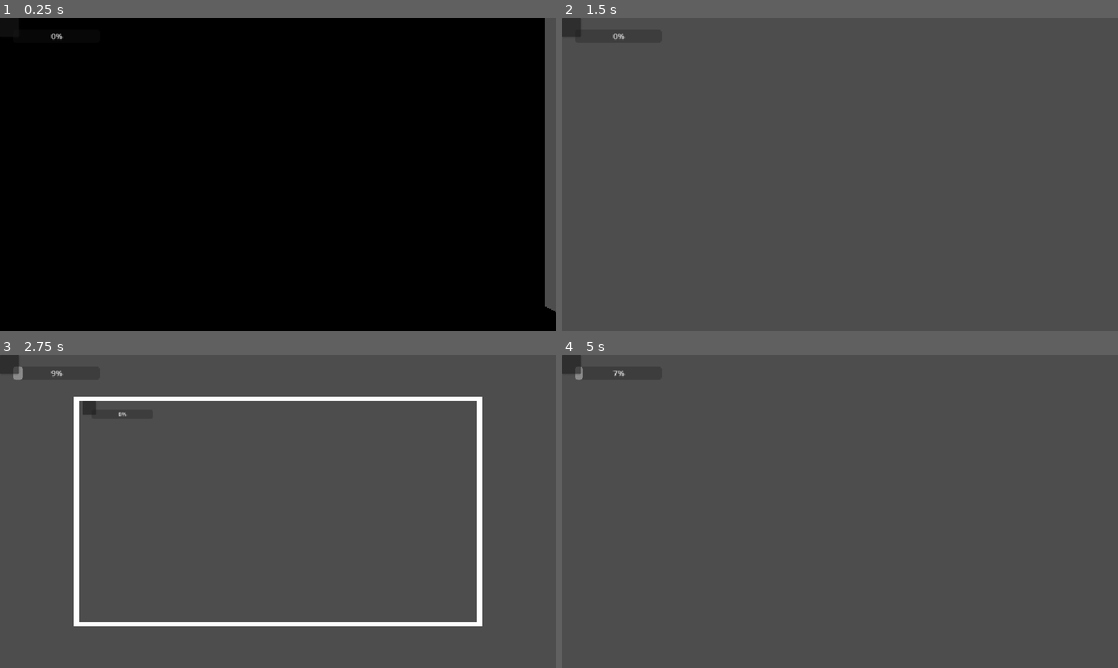
Above: before the commit, frames 1-4 (two rows, left to right).
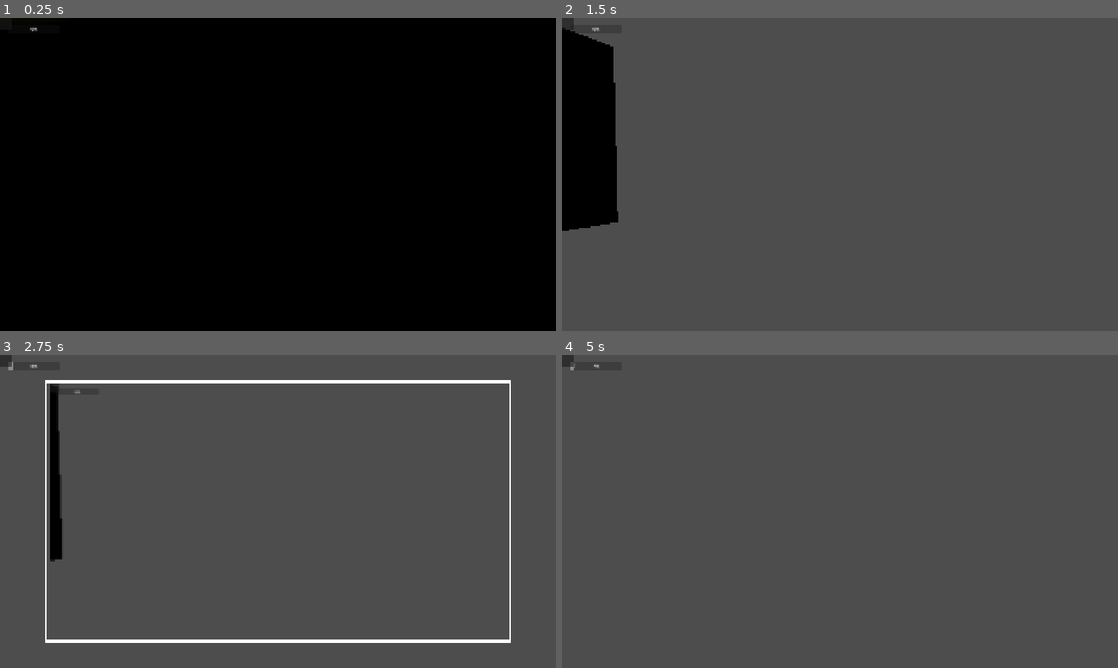
Above: after the commit, the same moments.

Repository: The-LadsTM/dual-perception
Game: Godot game, scene res://scenes/kitchen.tscn
Two runs of this game, one before a commit and one after it. Both use one fixed random seed, a clock stepped at 60 frames per second and the inputs below.
Inputs (mouse positions are in pixels of both pictures, inside the frame that each line leads up to):
- Up to frame 1 (0.25 s): no input
- Up to frame 2 (1.5 s): tap Enter at 0.5 s; move the mouse to (867, 174) at 0.52 s; press the mouse at (867, 174) at 0.53 s; hold W (up) from 0.53 s (still down); move the mouse to (812, 174) at 1.27 s; release the mouse at (812, 174) at 1.28 s; tap C (photo) at 1.35 s
- Up to frame 3 (2.75 s): keep holding W (up); move the mouse to (289, 505) at 2.02 s; hold F (wall_interact) from 2.03 s (still down)
- Up to frame 4 (5 s): keep holding W (up); tap Space at 2.75, 4.25 s; move the mouse to (834, 517) at 2.77 s; release F (wall_interact) at 2.78 s; tap Enter at 2.85, 3.5 s; click (834, 517) at 2.92 s; move the mouse to (878, 514) at 3.52 s; tap Keypad Enter at 3.6 s; move the mouse to (795, 508) at 4.27 s; click (795, 508) at 4.35 s

The runs differ from the first frame. In frame 1, 1.9% of the frame differs, in the area x 5-100%, y 0-94%; in frame 2, 5.9%; in frame 3, 7.0%, in the area x 0-92%, y 0-92%; in frame 4, 0.2%.

Commit message:
reusable sprite

Diff:
--- /dev/null
+++ b/prefabs/reusable_item.tscn
@@ -0,0 +1,18 @@
+[gd_scene format=3 uid="uid://tsr4ikkiqnkv"]
+
+[ext_resource type="Script" uid="uid://b10rsh0muyils" path="res://scripts/reusable_item.gd" id="1_ajgyk"]
+[ext_resource type="Texture2D" uid="uid://pm4kjro5mxhx" path="res://assets/Sprites/milkCarton.png" id="2_a5nce"]
+
+[sub_resource type="BoxShape3D" id="BoxShape3D_ymk7a"]
+size = Vector3(1, 0.68359375, 0.44433594)
+
+[node name="ReusableItem" type="StaticBody3D" unique_id=1199836084]
+script = ExtResource("1_ajgyk")
+
+[node name="CollisionShape3D" type="CollisionShape3D" parent="." unique_id=1716531392]
+shape = SubResource("BoxShape3D_ymk7a")
+
+[node name="Sprite3D" type="Sprite3D" parent="." unique_id=1185922637]
+transform = Transform3D(0.3, 0, 0, 0, 0.3, 0, 0, 0, 0.3, 0, 0, 0)
+billboard = 1
+texture = ExtResource("2_a5nce")
--- a/project.godot
+++ b/project.godot
@@ -22,6 +22,8 @@
 
 [display]
 
+window/size/viewport_width=1920
+window/size/viewport_height=1080
 window/size/borderless=true
 window/stretch/mode="canvas_items"
 window/stretch/aspect="expand"
--- a/scenes/kitchen.tscn
+++ b/scenes/kitchen.tscn
@@ -6,6 +6,7 @@
 [ext_resource type="PackedScene" uid="uid://b05tgatqgassy" path="res://prefabs/static_sprite.tscn" id="4_bems3"]
 [ext_resource type="PackedScene" uid="uid://c02ny5q477n4r" path="res://prefabs/consumable.tscn" id="5_v3ycp"]
 [ext_resource type="PackedScene" uid="uid://c5ly7iqhvhmik" path="res://scenes/tool_sprite.tscn" id="6_g3o0j"]
+[ext_resource type="PackedScene" uid="uid://tsr4ikkiqnkv" path="res://prefabs/reusable_item.tscn" id="7_58u3k"]
 
 [sub_resource type="WorldBoundaryShape3D" id="WorldBoundaryShape3D_ymk7a"]
 
@@ -13,7 +14,10 @@
 script = ExtResource("1_2b6py")
 
 [node name="kitchen_TEST" parent="." unique_id=1114722350 instance=ExtResource("1_7ilqw")]
-transform = Transform3D(0.745, 0, 0, 0, 0.745, 0, 0, 0, 0.745, -0.55900383, 0, 0.100124)
+transform = Transform3D(1, 0, 0, 0, 1, 0, 0, 0, 1, -0.55900383, 0, 0.100124)
+
+[node name="SpotLight3D" type="SpotLight3D" parent="kitchen_TEST" unique_id=1728724310]
+transform = Transform3D(1, 0, 0, 0, 0.31154016, 0.950233, 0, -0.950233, 0.31154016, 0, 9.247669, 0)
 
 [node name="Player" parent="." unique_id=1811429097 instance=ExtResource("2_mrp8g")]
 unique_name_in_owner = true
@@ -27,19 +31,35 @@
 shape = SubResource("WorldBoundaryShape3D_ymk7a")
 
 [node name="flourJar" parent="." unique_id=1309829926 instance=ExtResource("4_bems3")]
-transform = Transform3D(0.8, 0, 0, 0, 0.8, 0, 0, 0, 0.8, 0.4560783, 1.8761382, 3.0514507)
+transform = Transform3D(0.8, 0, 0, 0, 0.8, 0, 0, 0, 0.8, 0.4560783, 2.39218, 3.5872974)
 true_item = "flourJar"
 Consumable = ExtResource("5_v3ycp")
 
 [node name="sugarJar" parent="." unique_id=1833116709 instance=ExtResource("4_bems3")]
-transform = Transform3D(0.75, 0, 0, 0, 0.75, 0, 0, 0, 0.75, -0.30217505, 1.8386381, 3.0514507)
+transform = Transform3D(0.75, 0, 0, 0, 0.75, 0, 0, 0, 0.75, -0.30217505, 2.425272, 3.681686)
 true_item = "sugarJar"
 Consumable = ExtResource("5_v3ycp")
 
 [node name="cakePan" parent="." unique_id=2142255679 instance=ExtResource("6_g3o0j")]
-transform = Transform3D(1, 0, 0, 0, 1, 0, 0, 0, 1, -2.1094546, 1.9963517, 2.810239)
+transform = Transform3D(1, 0, 0, 0, 1, 0, 0, 0, 1, -4.7381454, 2.4423432, 2.810239)
 objectName = "cakePan"
 
 [node name="mixer" parent="." unique_id=852364789 instance=ExtResource("6_g3o0j")]
-transform = Transform3D(1, 0, 0, 0, 1, 0, 0, 0, 1, 2.9126706, 1.9963517, 2.810239)
+transform = Transform3D(1, 0, 0, 0, 1, 0, 0, 0, 1, 2.9126706, 2.5046117, 4.0028014)
 objectName = "mixer"
+
+[node name="milkCarton" parent="." unique_id=1199836084 instance=ExtResource("7_58u3k")]
+transform = Transform3D(1, 0, 0, 0, 1, 0, 0, 0, 1, 4.682541, 2.878089, 3.7024922)
+true_item = "milkCarton"
+
+[node name="salt" parent="." unique_id=348972104 instance=ExtResource("7_58u3k")]
+transform = Transform3D(1, 0, 0, 0, 1, 0, 0, 0, 1, 5.2591667, 2.878089, 3.7024922)
+true_item = "saltShaker"
+
+[node name="pepper" parent="." unique_id=325910496 instance=ExtResource("7_58u3k")]
+transform = Transform3D(1, 0, 0, 0, 1, 0, 0, 0, 1, 5.7558374, 2.878089, 3.7024922)
+true_item = "pepperShaker"
+
+[node name="vanilla" parent="." unique_id=1654556683 instance=ExtResource("7_58u3k")]
+transform = Transform3D(1, 0, 0, 0, 1, 0, 0, 0, 1, 6.4433646, 2.878089, 3.7024922)
+true_item = "vanillaExtract"
--- a/scenes/main.tscn
+++ b/scenes/main.tscn
@@ -79,7 +79,7 @@
 
 [node name="Player" parent="." unique_id=1811429097 instance=ExtResource("1_o5qli")]
 unique_name_in_owner = true
-transform = Transform3D(1.5, 0, 0, 0, 1.5, 0, 0, 0, 1.5, -13.793707, 0.86465096, -8.787964)
+transform = Transform3D(1, 0, 0, 0, 1, 0, 0, 0, 1, -13.793707, 0.86465096, -8.787964)
 
 [node name="LightmapGI" type="LightmapGI" parent="." unique_id=858285469]
 texel_scale = 0.2
@@ -129,6 +129,7 @@
 [node name="milk" type="StaticBody3D" parent="." unique_id=2064393701]
 transform = Transform3D(1, 0, 0, 0, 1, 0, 0, 0, 1, -10.005281, 1.4761851, -12.923333)
 script = ExtResource("15_reusable")
+held_height = null
 
 [node name="CollisionShape3D" type="CollisionShape3D" parent="milk" unique_id=122912299]
 transform = Transform3D(1, 0, 0, 0, 1, 0, 0, 0, 1, 0.004794121, -0.13541532, 7.644835)
@@ -144,6 +145,7 @@
 [node name="pepper" type="StaticBody3D" parent="." unique_id=1196036157]
 transform = Transform3D(1, 0, 0, 0, 1, 0, 0, 0, 1, -19.634892, 1.1722195, -12.943435)
 script = ExtResource("15_reusable")
+held_height = null
 
 [node name="CollisionShape3D" type="CollisionShape3D" parent="pepper" unique_id=1652005414]
 transform = Transform3D(0.4, 0, 0, 0, 0.4, 0, 0, 0, 0.4, 0.004793167, -0.13541508, 7.644835)
@@ -157,15 +159,15 @@
 texture = ExtResource("13_jbj1t")
 
 [node name="salt" type="StaticBody3D" parent="." unique_id=436478525]
-transform = Transform3D(1, 0, 0, 0, 1, 0, 0, 0, 1, -19.472408, 1.1644778, -13.274018)
+transform = Transform3D(1, 0, 0, 0, 1, 0, 0, 0, 1, -19.472408, 1.1644778, -6.1548395)
 script = ExtResource("15_reusable")
+held_height = null
 
 [node name="CollisionShape3D" type="CollisionShape3D" parent="salt" unique_id=828800994]
-transform = Transform3D(0.4, 0, 0, 0, 0.4, 0, 0, 0, 0.4, 0.004793167, -0.13541532, 7.644835)
+transform = Transform3D(0.4, 0, 0, 0, 0.4, 0, 0, 0, 0.4, 0, 0, 0)
 shape = SubResource("BoxShape3D_c265p")
 
 [node name="Sprite3D" type="Sprite3D" parent="salt" unique_id=891569037]
-transform = Transform3D(1, 0, 0, 0, 1, 0, 0, 0, 1, 0, -0.11140752, 7.644835)
 material_override = SubResource("ShaderMaterial_a8y0u")
 pixel_size = 0.003
 billboard = 1
@@ -174,6 +176,7 @@
 [node name="VanillaExtract" type="StaticBody3D" parent="." unique_id=1403310549]
 transform = Transform3D(1, 0, 0, 0, 1, 0, 0, 0, 1, -19.957172, 1.3086355, -13.844525)
 script = ExtResource("15_reusable")
+held_height = null
 
 [node name="CollisionShape3D" type="CollisionShape3D" parent="VanillaExtract" unique_id=1305414683]
 transform = Transform3D(0.7, 0, 0, 0, 0.7, 0, 0, 0, 0.7, 0.004793167, -0.13541532, 7.644835)
--- a/scenes/player.tscn
+++ b/scenes/player.tscn
@@ -12,15 +12,17 @@
 script = ExtResource("1_3vyb7")
 
 [node name="Pivot" type="MeshInstance3D" parent="." unique_id=605268361]
+transform = Transform3D(1.5, 0, 0, 0, 1.5, 0, 0, 0, 1.5, 0, 0, 0)
 mesh = SubResource("CapsuleMesh_ymk7a")
 
 [node name="CHaracter" type="Node3D" parent="Pivot" unique_id=741086720]
 
 [node name="CollisionShape3D" type="CollisionShape3D" parent="." unique_id=1067286585]
+transform = Transform3D(1.5, 0, 0, 0, 1.5, 0, 0, 0, 1.5, 0, 0, 0)
 shape = SubResource("CapsuleShape3D_ymk7a")
 
 [node name="Head" type="Node3D" parent="." unique_id=2084579038]
-transform = Transform3D(1, 0, 0, 0, 1, 0, 0, 0, 1, 0, 1, 0)
+transform = Transform3D(1, 0, 0, 0, 1, 0, 0, 0, 1, 0, 1.5, 0)
 
 [node name="Main_Camera" type="Camera3D" parent="Head" unique_id=1985709892]
 cull_mask = 1047553
@@ -40,7 +42,7 @@
 [node name="pickup_script" type="Node" parent="." unique_id=5075468]
 script = ExtResource("2_g2els")
 
-[node name="RecipeCardView" parent="." instance=ExtResource("3_recipe_card")]
+[node name="RecipeCardView" parent="." unique_id=10433263 instance=ExtResource("3_recipe_card")]
 
 [node name="Control" type="Control" parent="." unique_id=1844139223]
 visible = false
--- a/scripts/reusable_item.gd
+++ b/scripts/reusable_item.gd
@@ -4,6 +4,8 @@
 const OUTLINE_SHADER: Shader = preload("res://shaders/reusable_outline.gdshader")
 
 @export_range(0.1, 1.0, 0.01) var held_height: float = 0.42
+
+@export var true_item: String;
 
 @onready var sprite: Sprite3D = $Sprite3D
 @onready var collision_shape: CollisionShape3D = $CollisionShape3D
@@ -23,6 +25,8 @@
 	original_collision_layer = collision_layer
 	original_collision_mask = collision_mask
 
+	sprite.texture = load("res://assets/Sprites/" + true_item + ".png")
+
 	var mat := sprite.material_override as ShaderMaterial
 	if mat != null:
 		mat = mat.duplicate() as ShaderMaterial
@@ -34,6 +38,8 @@
 	mat.set_shader_parameter("is_hovered", false)
 	sprite.extra_cull_margin = 0.05
 	_fit_collision_to_sprite()
+
+
 
 
 func _fit_collision_to_sprite() -> void:
--- a/scripts/static_sprite.gd
+++ b/scripts/static_sprite.gd
@@ -2,6 +2,7 @@
 @export var true_item: String;
 var random_item;
 @export var Consumable: PackedScene;
+const OUTLINE_SHADER: Shader = preload("res://shaders/reusable_outline.gdshader")
 var state = "close"
 var close_true;
 var open_true;
@@ -24,7 +25,18 @@
 	close_true = load("res://assets/Sprites/" + true_item + "_Closed.png")
 	open_true = load("res://assets/Sprites/" + true_item + "_Open.png")
 
-	pass # Replace with function body.
+	var mat := sprite.material_override as ShaderMaterial
+	if mat != null:
+		mat = mat.duplicate() as ShaderMaterial
+	else:
+		mat = ShaderMaterial.new()
+	mat.shader = OUTLINE_SHADER
+	sprite.material_override = mat
+	mat.set_shader_parameter("sprite_texture", sprite.texture)
+	mat.set_shader_parameter("is_hovered", false)
+	sprite.extra_cull_margin = 0.05
+	#_fit_collision_to_sprite()
+
 
 
 # Called every frame. 'delta' is the elapsed time since the previous frame.
--- a/scripts/tool_sprite.gd
+++ b/scripts/tool_sprite.gd
@@ -2,8 +2,10 @@
 
 var state = "empty"
 @export var objectName: String
-var full = false
+const HALF = 4;
+var full = 0
 var close = true
+
 @onready var sprite = $AnimatedSprite3D
 
 
@@ -17,7 +19,7 @@
 func _process(delta: float) -> void:
 	if objectName == "mixer":
 		var string;
-		if full:
+		if full > HALF:
 			string = "_Full"
 		else:
 			string = "_Empty"
@@ -27,11 +29,11 @@
 			string += "_Open"
 		sprite.animation = objectName+ string
 	else:
-		if full:
+		if full > 0:
 			sprite.animation = objectName + "_Empty"
 		else:
 			sprite.animation = objectName + "_Full"
 	pass
 
 func add_to_bowl():
-	full = true;
+	full +=1;
